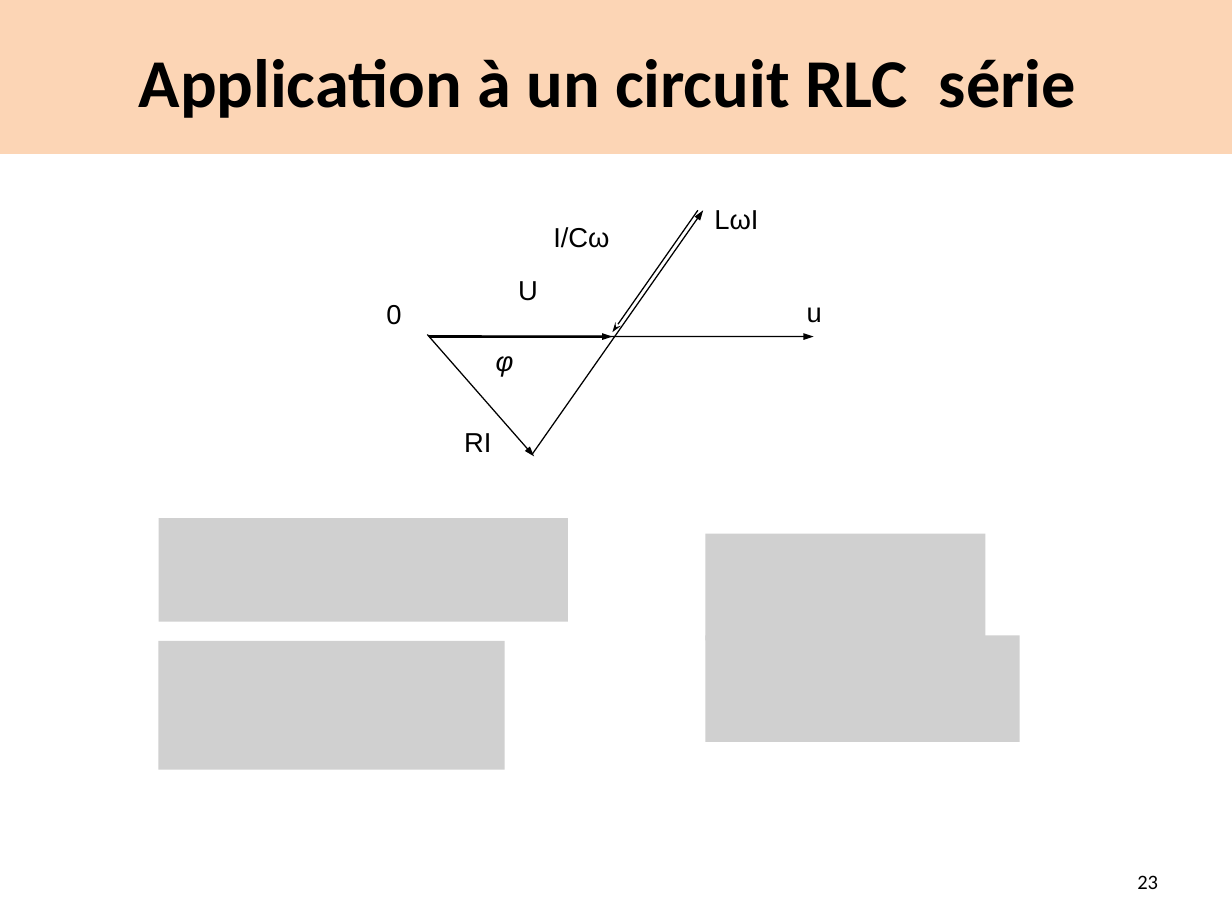
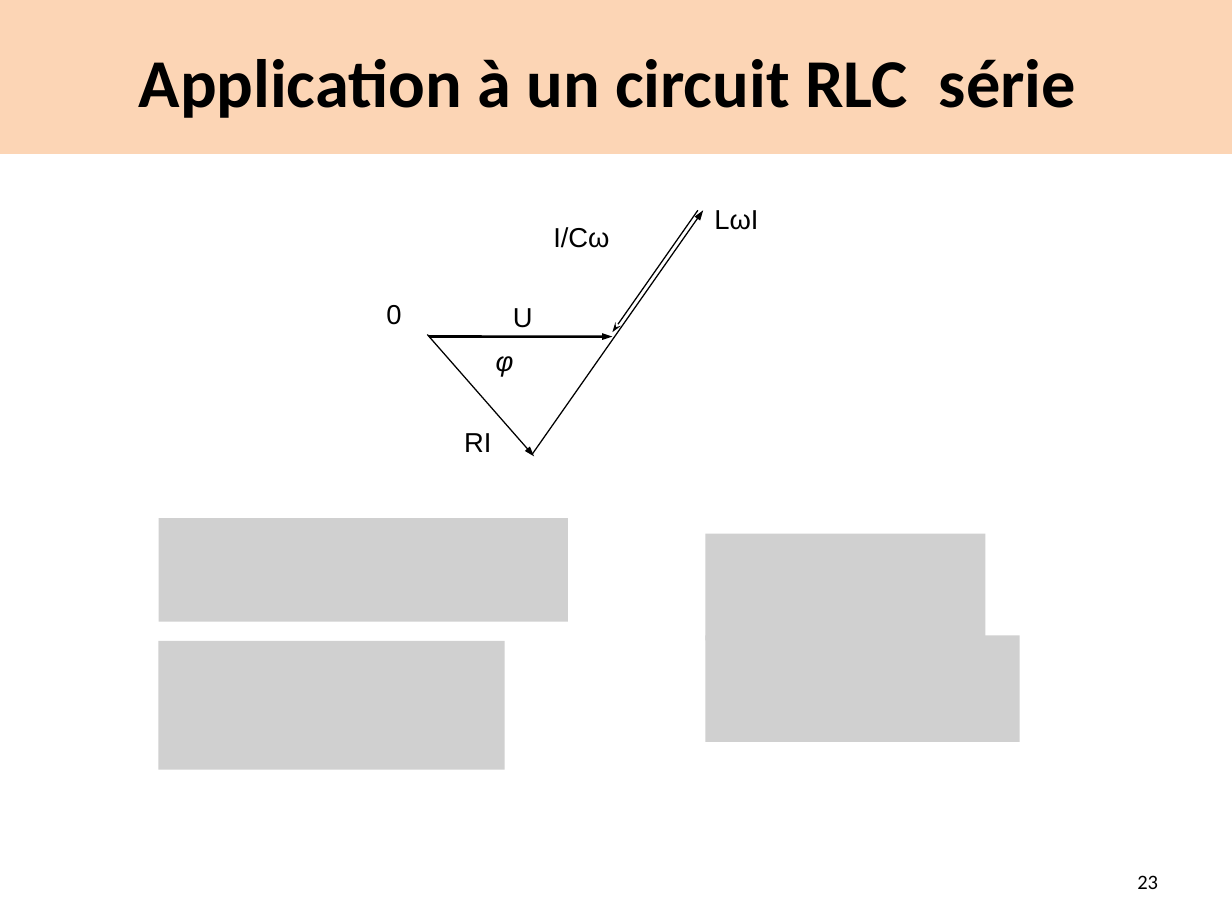
Before and after one commit to alinejmi/alinejmi.github.io, a slide deck: slide 23 of files/Chap1-Rseaualternatifmonophas.pptx. Drawn at 1232x924 pixels with LibreOffice and Linux fonts; fonts in the diff are those of the drawing; grey boxes stand for pictures. Boxes give left, top, right and bottom in pixels: in the first picture for what was removed or moved away, otherwise in the second. Text is boxed around its words. In the diff, an @@ line names an element or a change of style, - is before the commit and + after.

```diff
--- a/files/Chap1-Rseaualternatifmonophas.pptx
+++ b/files/Chap1-Rseaualternatifmonophas.pptx
@@ text "U": place and size @@
-text "U" at [518,281,538,301]
+text "U" at [513,308,533,328]
@@ text removed at [807,307,822,323] @@
-u
@@ arrow removed from (429, 336) to (813, 336) @@
```
Also in this commit, not shown: 9 other slides changed, 1 other file.
